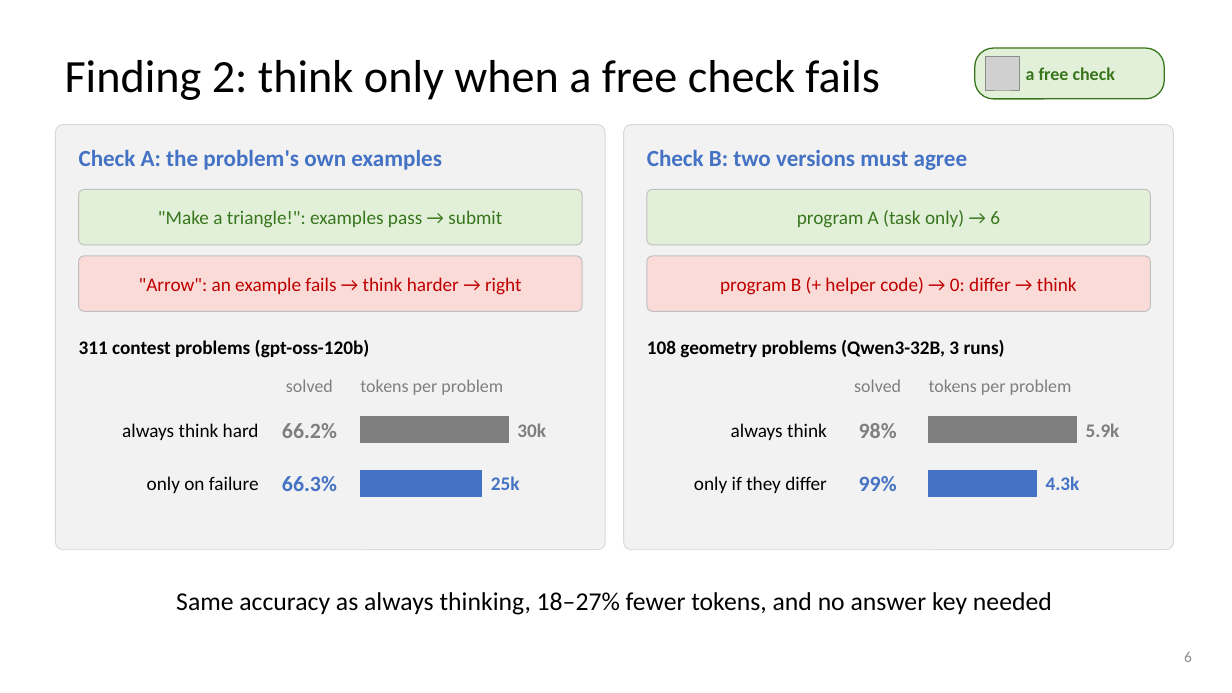
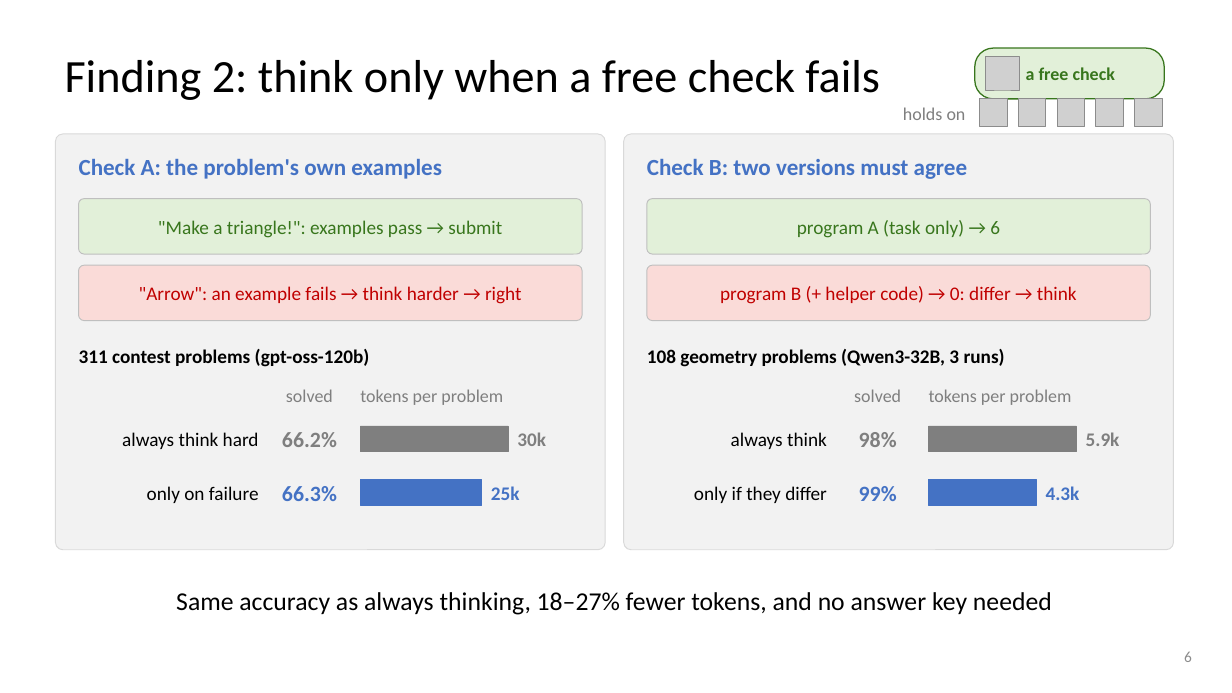
Before and after one commit to dlwns147/CSED490E_Project_Team5, a slide deck: slide 6 of PROPOSAL_slides.pptx. Drawn at 1232x693 pixels with LibreOffice and Linux fonts; fonts in the diff are those of the drawing; grey boxes stand for pictures. Boxes give left, top, right and bottom in pixels: in the first picture for what was removed or moved away, otherwise in the second. Text is boxed around its words. In the diff, an @@ line names an element or a change of style, - is before the commit and + after.

```diff
--- a/PROPOSAL_slides.pptx
+++ b/PROPOSAL_slides.pptx
@@ text added at [903, 107, 966, 120], 14 pt, text #7F7F7F @@
+holds on
@@ picture added at [980, 99, 1007, 127] @@
@@ picture added at [1019, 99, 1046, 127] @@
@@ picture added at [1057, 99, 1085, 127] @@
@@ picture added at [1096, 99, 1124, 127] @@
@@ picture added at [1135, 99, 1163, 127] @@
@@ rounded rectangle: place and size @@
-rounded rectangle at [55, 125, 605, 550]
+rounded rectangle at [55, 134, 605, 550]
@@ rounded rectangle at [55, 134, 605, 550]: proportions changed @@
@@ rounded rectangle at [624, 134, 1174, 550]: proportions changed @@
@@ rounded rectangle: place and size @@
-rounded rectangle at [624, 125, 1174, 550]
+rounded rectangle at [624, 134, 1174, 550]
@@ 24 texts, 4 rounded rectangles, 4 rectangles: place and size @@
-24 texts, 4 rounded rectangles, 4 rectangles at [79, 150, 1151, 496]
+24 texts, 4 rounded rectangles, 4 rectangles at [79, 159, 1151, 506]
```
Also in this commit, not shown: 9 other slides changed, 1 slide added, 10 other files.
